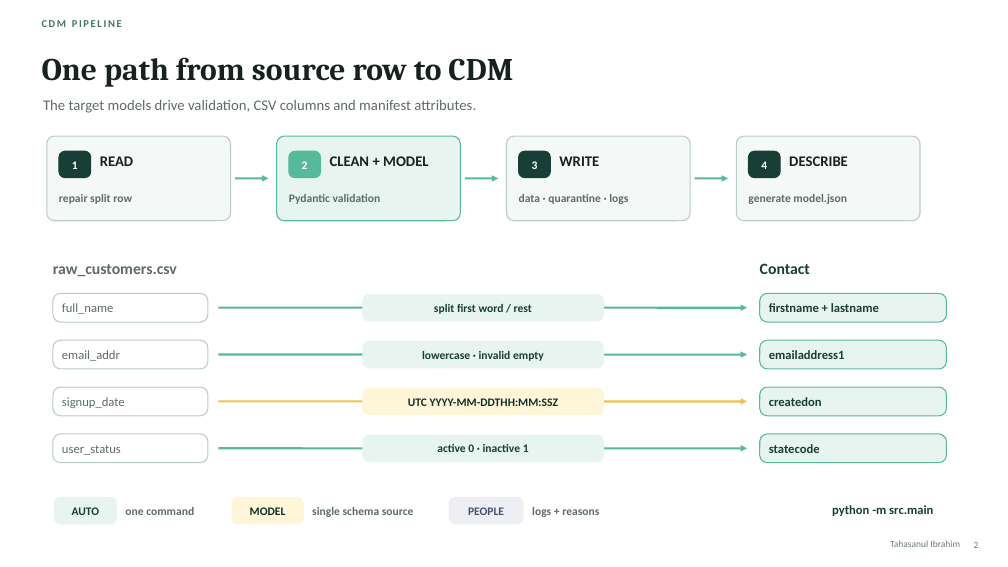
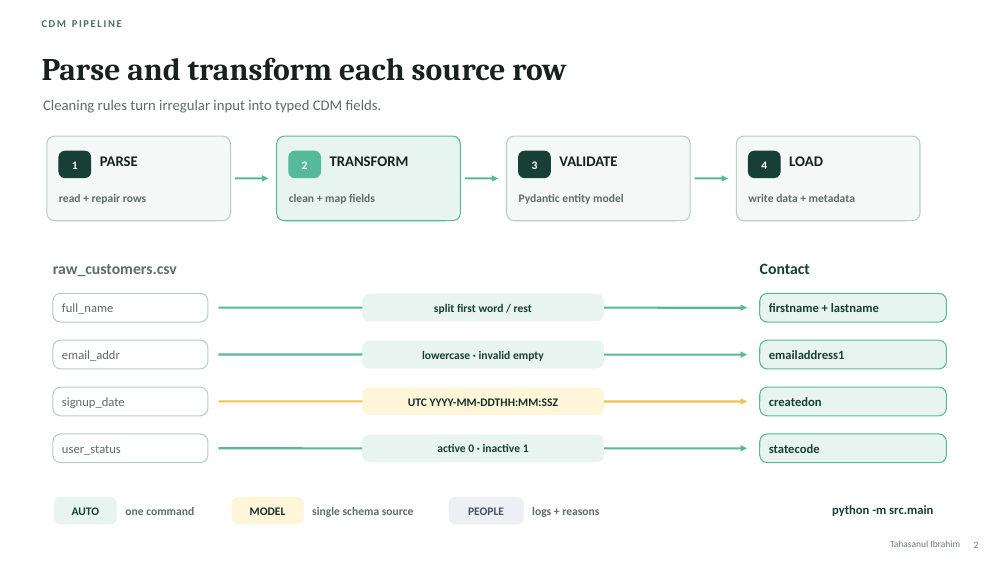
Before and after one commit to ghostkernel-core/cdm-pipeline, a slide deck: slide 2 of docs/CDM-pipeline-technical-walkthrough.pptx. Drawn at 1008x567 pixels with LibreOffice and Linux fonts; fonts in the diff are those of the drawing. Boxes give left, top, right and bottom in pixels: in the first picture for what was removed or moved away, otherwise in the second. Text is boxed around its words. In the diff, an @@ line names an element or a change of style, - is before the commit and + after.

```diff
--- a/docs/CDM-pipeline-technical-walkthrough.pptx
+++ b/docs/CDM-pipeline-technical-walkthrough.pptx
@@ text at (42, 57, 566, 81): text changed @@
-One path from source row to CDM
+Parse and transform each source row
@@ text at (43, 100, 382, 113): text changed @@
-The target models drive validation, CSV columns and manifest attributes.
+Cleaning rules turn irregular input into typed CDM fields.
@@ text at (100, 156, 138, 166): text changed @@
-READ
+PARSE
@@ text at (330, 156, 409, 166): text changed @@
-CLEAN + MODEL
+TRANSFORM
@@ text at (559, 156, 617, 166): text changed @@
-WRITE
+VALIDATE
@@ text at (789, 156, 823, 166): text changed @@
-DESCRIBE
+LOAD
@@ text at (59, 194, 146, 204): text changed @@
-repair split row
+read + repair rows
@@ text at (289, 194, 375, 204): text changed @@
-Pydantic validation
+clean + map fields
@@ text at (519, 194, 624, 204): text changed @@
-data · quarantine · logs
+Pydantic entity model
@@ text at (748, 194, 855, 202): text changed @@
-generate model.json
+write data + metadata
```
Also in this commit, not shown: 1 other slide changed, 1 other file.
